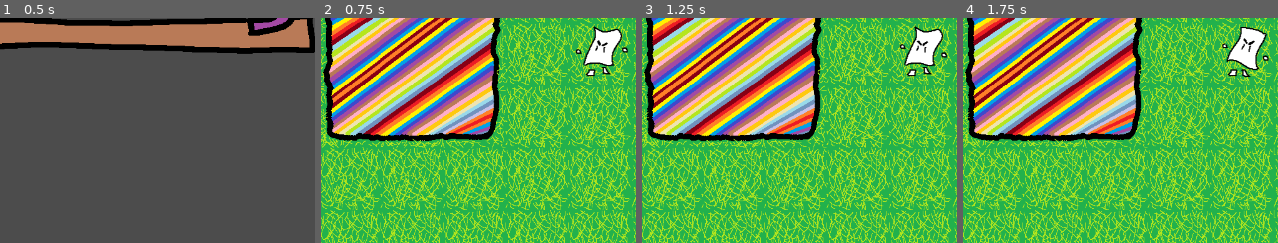
Above: before the commit, frames 1-4 (left to right).
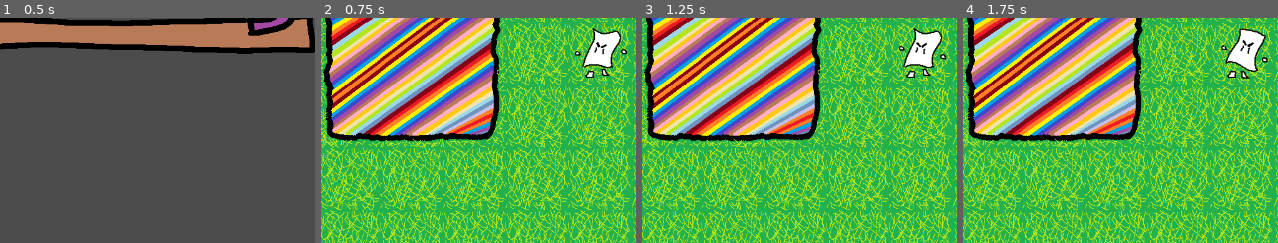
Above: after the commit, the same moments.

Repository: Melaisi/PaintGame
Game: Godot game, scene res://Scenes/Title/MainMenu.tscn
The game is run twice, just before and just after one commit, with the same random seed, the same clock (stepped at 60 frames per second) and the same inputs.
Inputs (mouse positions are % of the whole screen's width and height, from its top left):
- Up to frame 1 (0.5 s): no input
- Up to frame 2 (0.75 s): tap Enter at 0.5 s; move the mouse to (53, 70) at 0.52 s; hold Right (ui_right) from 0.53 s (still down); click (53, 70) at 0.67 s
- Up to frame 3 (1.25 s): keep holding Right (ui_right)
- Up to frame 4 (1.75 s): move the mouse to (38, 55) at 1.27 s; release Right (ui_right) at 1.28 s; hold Down (ui_down) from 1.28 s (still down); click (38, 55) at 1.42 s
The pictures show only the part of the screen within x 40-90%, y 41-91%; the shares and areas given below are measured in that part.

Frame 1 is identical in both runs. In frame 2, 0.9% of the frame differs, in the area x 80-98%, y 3-27%; in frame 3, 1.0%; in frame 4, 1.0%, in the area x 81-98%, y 4-28%.

Commit message:
Some updates

Diff:
--- a/Art/Tileset/tileset.tres
+++ b/Art/Tileset/tileset.tres
@@ -39,6 +39,9 @@
 [ext_resource path="res://Art/Temp/Tiles/rpgTile044.png" type="Texture" id=37]
 [ext_resource path="res://Art/Temp/Tiles/rpgTile045.png" type="Texture" id=38]
 [ext_resource path="res://Art/Temp/Tiles/rpgTile027.png" type="Texture" id=39]
+
+[sub_resource type="ConvexPolygonShape2D" id=1]
+points = PoolVector2Array( 100, 100, 0, 100, 0, 0, 100, 0 )
 
 [resource]
 0/name = "rpgTile000"
@@ -191,9 +194,16 @@
 10/navigation_offset = Vector2( 50, 50 )
 10/shape_offset = Vector2( 0, 0 )
 10/shape_transform = Transform2D( 1, 0, 0, 1, 0, 0 )
+10/shape = SubResource( 1 )
 10/shape_one_way = false
-10/shape_one_way_margin = 0.0
-10/shapes = [  ]
+10/shape_one_way_margin = 1.0
+10/shapes = [ {
+"autotile_coord": Vector2( 0, 0 ),
+"one_way": false,
+"one_way_margin": 1.0,
+"shape": SubResource( 1 ),
+"shape_transform": Transform2D( 1, 0, 0, 1, 0, 0 )
+} ]
 10/z_index = 0
 11/name = "rpgTile011"
 11/texture = ExtResource( 3 )
--- a/Scenes/Main/MainLevel.tscn
+++ b/Scenes/Main/MainLevel.tscn
@@ -6,7 +6,7 @@
 
 [node name="MainScene" type="Node"]
 
-[node name="TileMap" type="TileMap" parent="."]
+[node name="TileMap_Ground" type="TileMap" parent="."]
 tile_set = ExtResource( 2 )
 cell_size = Vector2( 100, 100 )
 cell_custom_transform = Transform2D( 100, 0, 0, 100, 0, 0 )
@@ -17,4 +17,4 @@
 position = Vector2( 187.825, 195.191 )
 
 [node name="Enemy_NotHappy" parent="." instance=ExtResource( 3 )]
-position = Vector2( 855.632, 347.058 )
+position = Vector2( 854.218, 349.887 )
Not shown: 1 places in Art/Tileset/tileset.tres that only renumber resources
